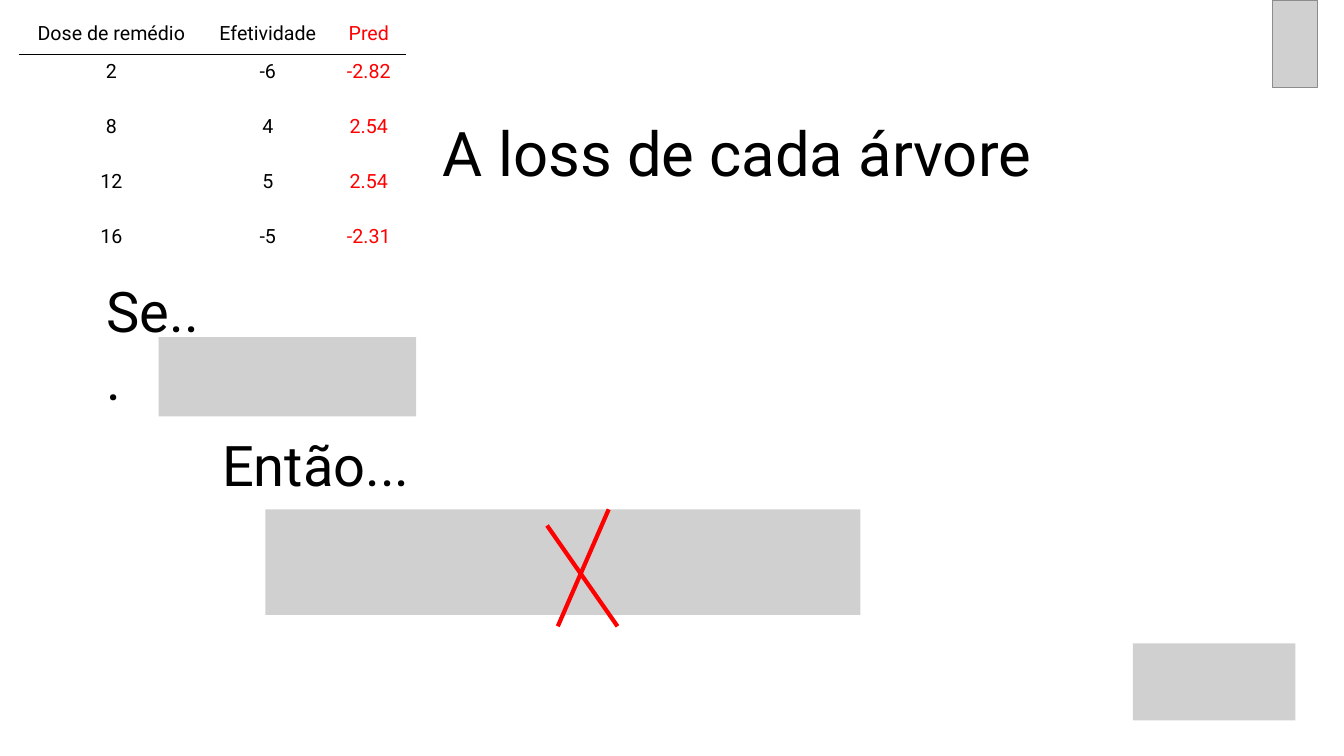
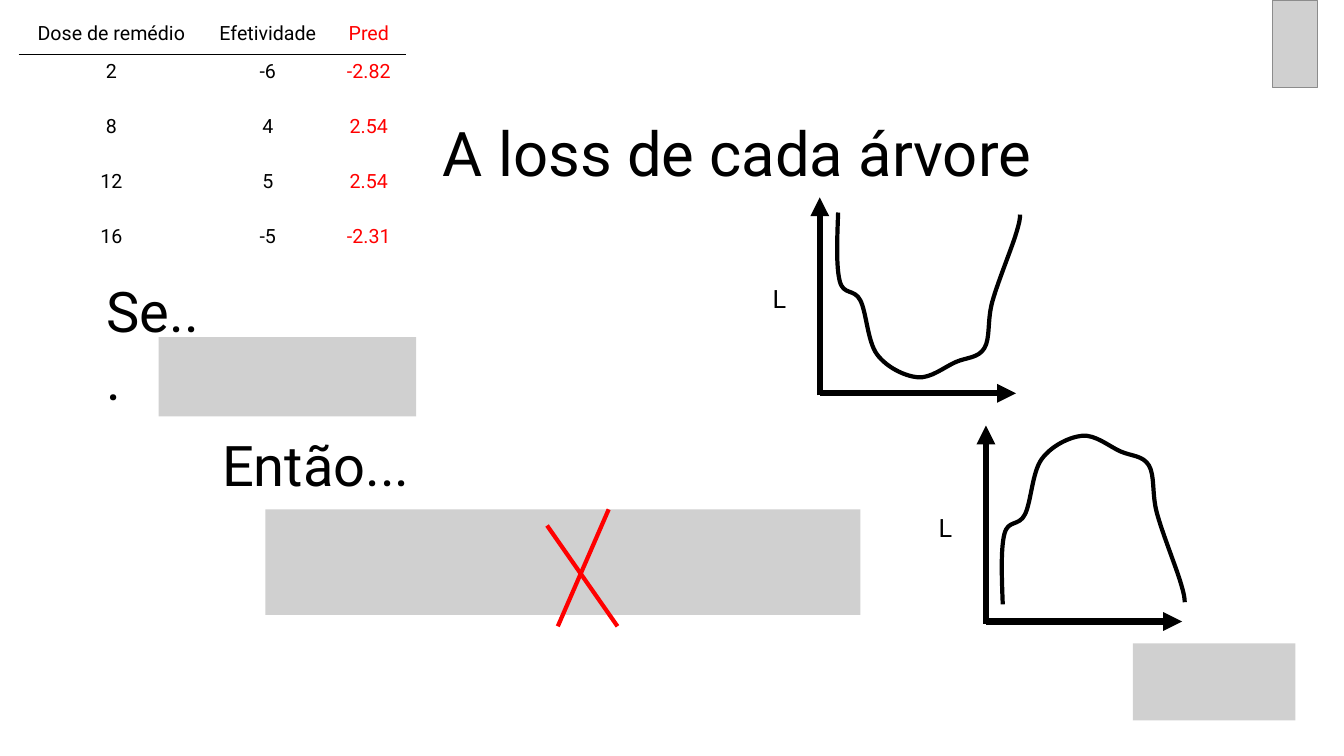
Before and after one commit to curso-r/202005-xgboost, a slide deck: slide 43 of slides/slides_xgb_teoria_e_passo_a_passo.pptx. Drawn at 1344x756 pixels with LibreOffice and Linux fonts; fonts in the diff are those of the drawing; grey boxes stand for pictures. Boxes give left, top, right and bottom in pixels: in the first picture for what was removed or moved away, otherwise in the second. Text is boxed around its words. In the diff, an @@ line names an element or a change of style, - is before the commit and + after.

```diff
--- a/slides/slides_xgb_teoria_e_passo_a_passo.pptx
+++ b/slides/slides_xgb_teoria_e_passo_a_passo.pptx
@@ group added at (773,198,1021,395): 2 arrows, 1 text, 1 freeform shape @@
+L
@@ group added at (939,425,1186,624): 2 arrows, 1 text, 1 freeform shape @@
+L
```
Also in this commit, not shown: 17 other slides changed, 1 other file.
